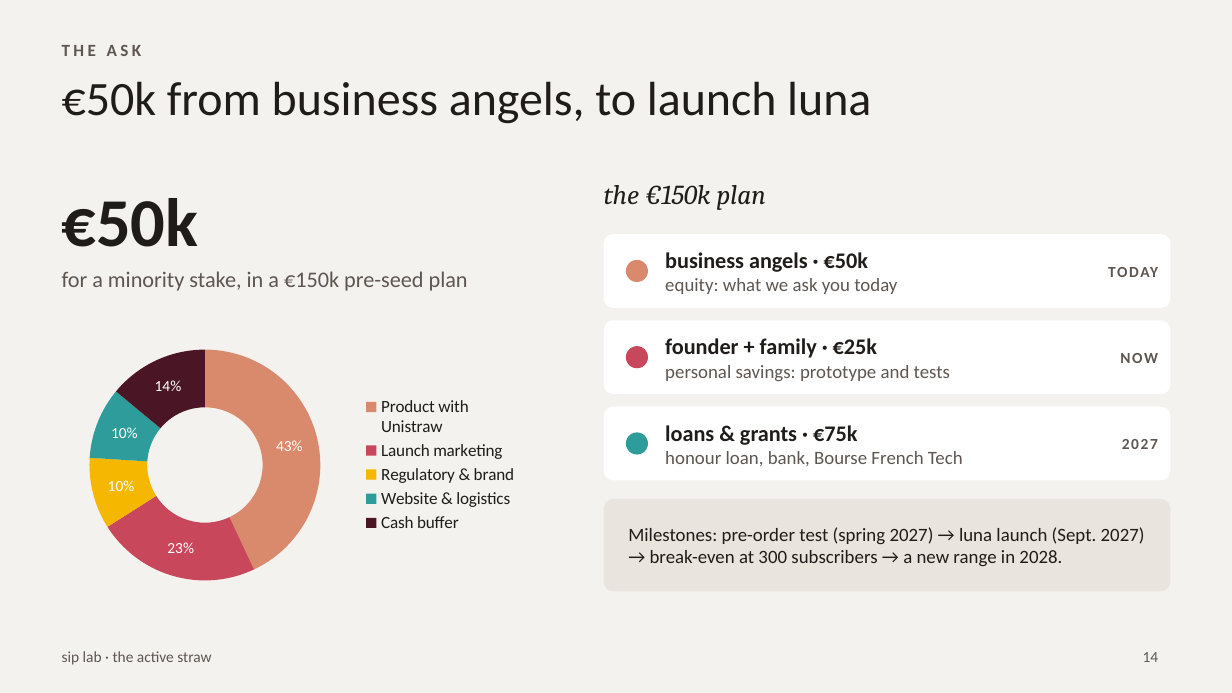
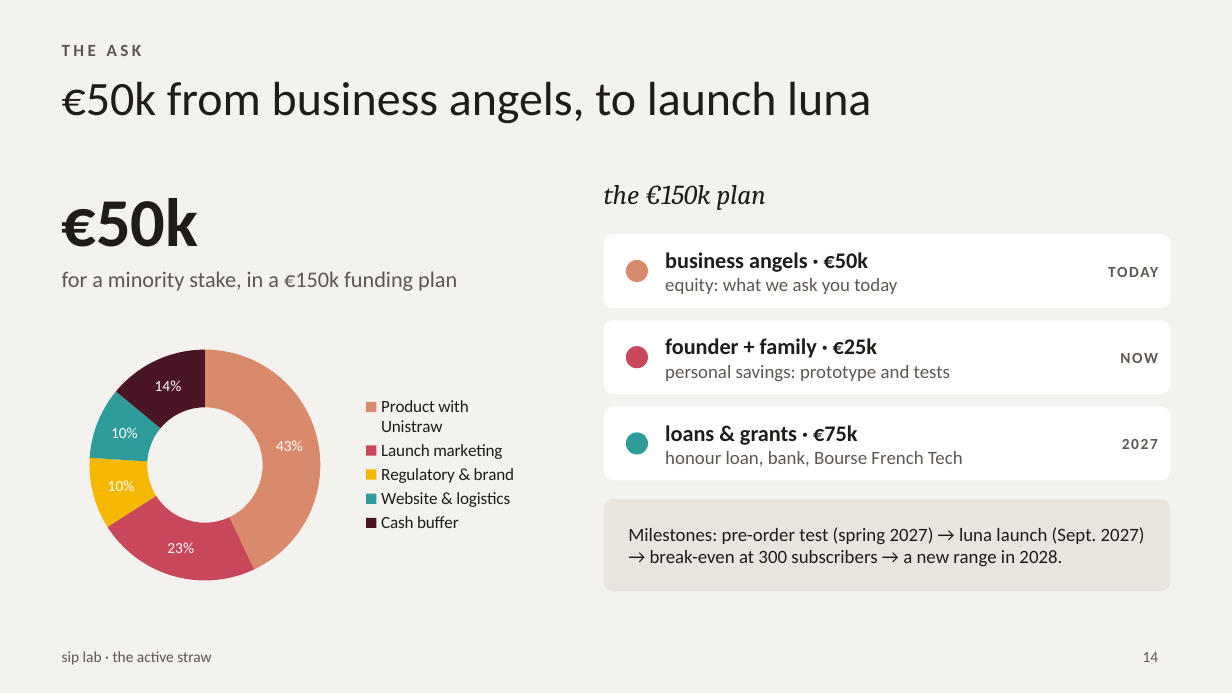
Before and after one commit to nisrine-max/mon-sitee, a slide deck: slide 14 of Dossier_sip_lab/10_Pitchs_et_presentations/Investor_Pitch_sip_lab.pptx. Drawn at 1232x693 pixels with LibreOffice and Linux fonts; fonts in the diff are those of the drawing. Boxes give left, top, right and bottom in pixels: in the first picture for what was removed or moved away, otherwise in the second. Text is boxed around its words. In the diff, an @@ line names an element or a change of style, - is before the commit and + after.

```diff
--- a/Dossier_sip_lab/10_Pitchs_et_presentations/Investor_Pitch_sip_lab.pptx
+++ b/Dossier_sip_lab/10_Pitchs_et_presentations/Investor_Pitch_sip_lab.pptx
@@ text at bbox=[62, 271, 457, 291]: text changed @@
-for a minority stake, in a €150k pre-seed plan
+for a minority stake, in a €150k funding plan
```
Also in this commit, not shown: 1 other slide changed, 1 other file.
